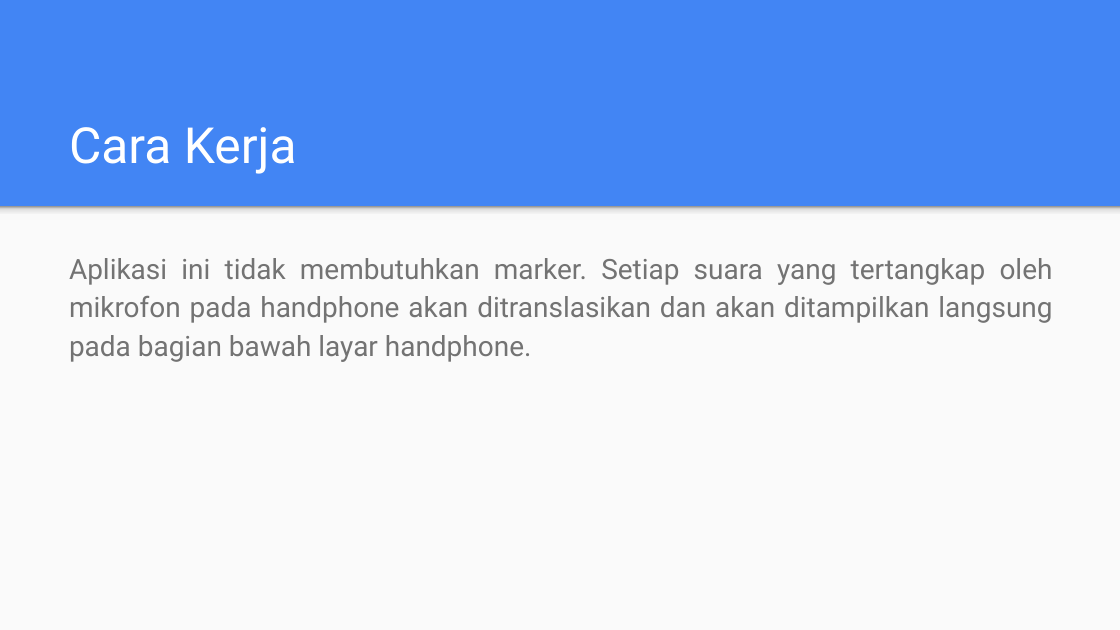
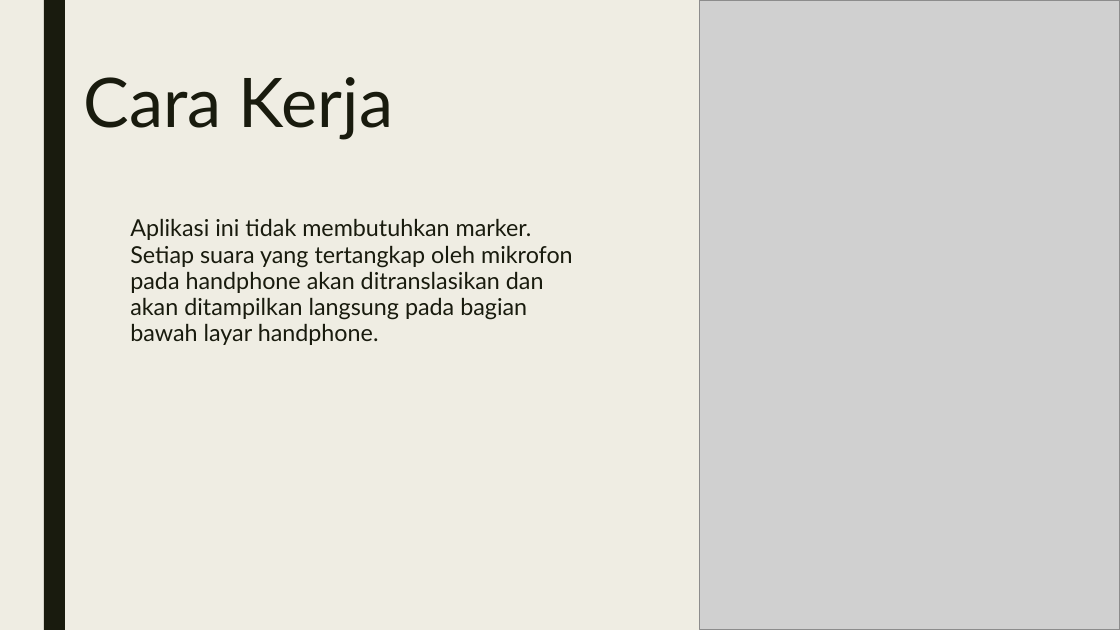
Before and after one commit to 2018-RealitasVirtualAugmentasi/tugas4-proposal-fp-ar-team-fuad, a slide deck: slide 6 of AUGMENTED REALITY.pptx. Drawn at 1120x630 pixels with LibreOffice and Linux fonts; fonts in the diff are those of the drawing; grey boxes stand for pictures. Boxes give left, top, right and bottom in pixels: in the first picture for what was removed or moved away, otherwise in the second. Text is boxed around its words. In the diff, an @@ line names an element or a change of style, - is before the commit and + after.

```diff
--- a/AUGMENTED REALITY.pptx
+++ b/AUGMENTED REALITY.pptx
@@ background #4285F4 to #EFEDE3 @@
@@ rectangle added at (44,0,65,629), fill #191B0E @@
@@ picture added at (699,0,1120,629) @@
@@ title "Cara Kerja": place and size @@
-title "Cara Kerja" at (69,127,297,174)
+title "Cara Kerja" at (83,77,393,140)
@@ title "Cara Kerja" at (83,77,393,140): size 32 to 44 pt, font Roboto to Lato, text colour #FFFFFF to #191B0E; line spacing 1 to 0.89; vertical alignment bottom to top @@
@@ rectangle removed at (0,206,1120,629) @@
@@ rectangle removed at (0,206,1120,220) @@
@@ text "Aplikasi ini tidak membutuhkan marker. ...": place and size @@
-text "Aplikasi ini tidak membutuhkan marker. ..." at (69,258,1053,362)
+text "Aplikasi ini tidak membutuhkan marker. ..." at (130,219,573,345)
@@ text "Aplikasi ini tidak membutuhkan marker. ..." at (130,219,573,345): size 18 to 15 pt, font Roboto to Lato, text colour #737373 to #191B0E; alignment justified to left; indent changed; line spacing 1.15 to 0.94; less space between paragraphs @@
```
Also in this commit, not shown: 7 other slides changed, 1 slide added, 1 slide removed.
